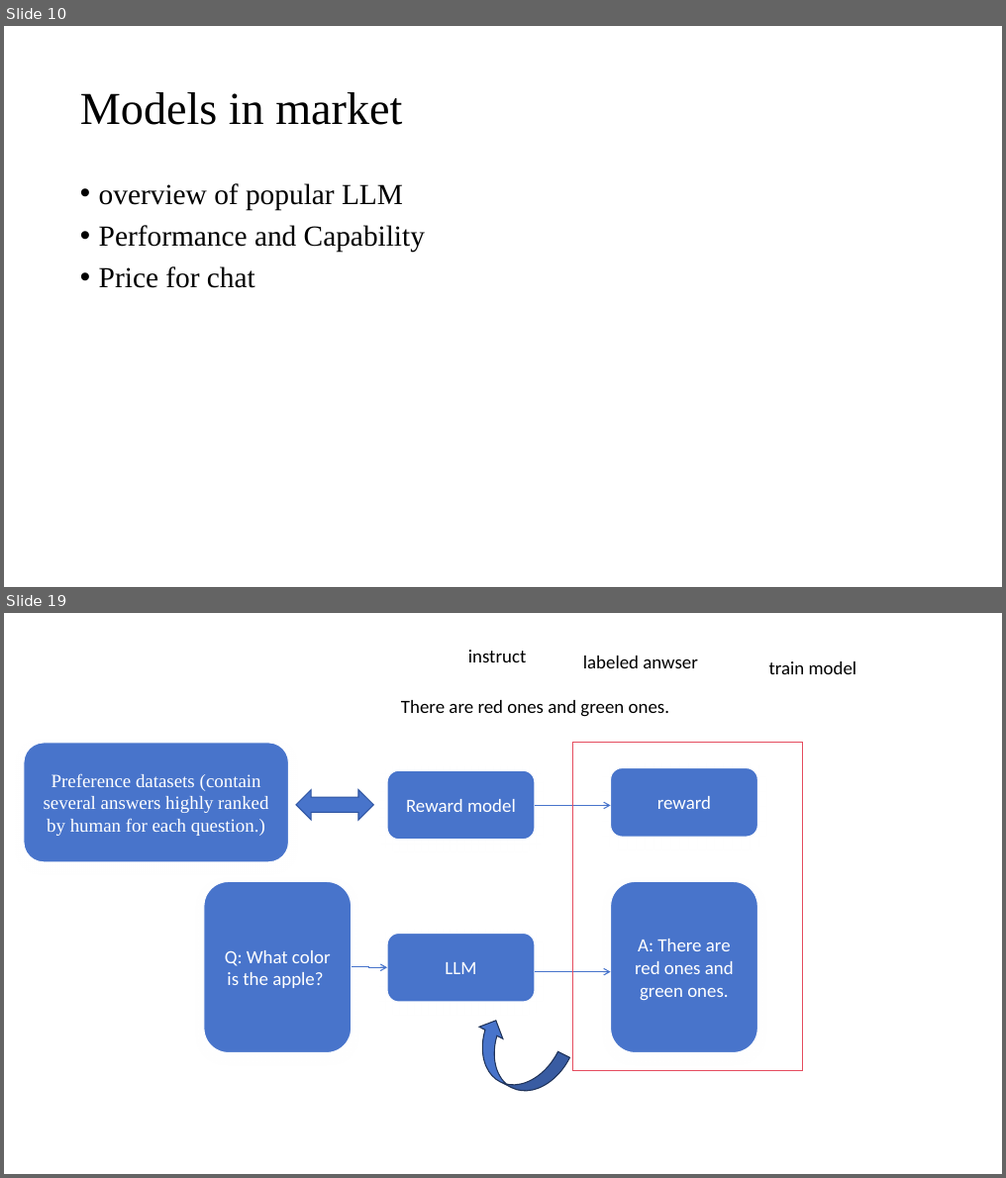
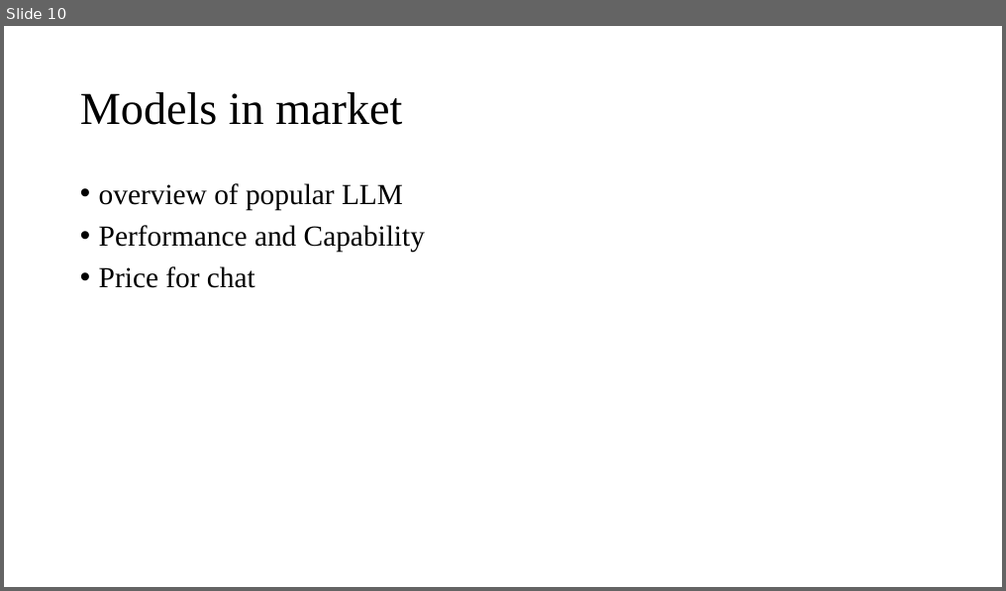
Before and after one commit to dlmuzpy/Analysis-of-Large-Language-Models, a slide deck: LLM analysis.pptx. Shown one above the other, each under a label of ours: slides 10 and 19 before the commit, slide 10 after it; the slides between them are not shown. The pictures are 1006x1178 and 1006x591 pixels, drawn with LibreOffice and Linux fonts; fonts in the diff are those of the drawing. Boxes give left, top, right and bottom in pixels: in the first picture for what was removed or moved away, otherwise in the second. Text is boxed around its words. In the diff, an @@ line names an element or a change of style, - is before the commit and + after.

```diff
--- a/LLM analysis.pptx
+++ b/LLM analysis.pptx
@@ slide 19 removed at bbox=[4, 613, 1002, 1174], background #FFFFFF @@
@@ text removed at bbox=[468, 650, 527, 663] @@
-instruct
@@ text removed at bbox=[583, 656, 698, 668] @@
-labeled anwser
@@ text removed at bbox=[769, 662, 857, 674] @@
-train model
@@ text removed at bbox=[401, 700, 669, 717] @@
-There are red ones and green ones.
@@ rounded rectangle removed at bbox=[24, 743, 288, 862] @@
-Preference datasets (contain several answers highly ranked by human for each question.)
@@ rectangle removed at bbox=[573, 743, 803, 1071] @@
@@ left right arrow removed at bbox=[296, 789, 374, 820] @@
@@ rounded rectangle removed at bbox=[387, 771, 535, 840] @@
-Reward model
@@ rounded rectangle removed at bbox=[611, 768, 757, 837] @@
-reward
@@ elbow arrow removed from (535, 806) to (611, 805) @@
@@ rounded rectangle removed at bbox=[204, 881, 351, 1054] @@
-Q: What color is the apple?
@@ rounded rectangle removed at bbox=[611, 881, 757, 1054] @@
-A: There are red ones and green ones.
@@ rounded rectangle removed at bbox=[387, 934, 535, 1002] @@
-LLM
@@ elbow arrow removed from (351, 967) to (387, 967) @@
@@ elbow arrow removed from (535, 972) to (611, 972) @@
@@ curved left arrow removed at bbox=[460, 1015, 569, 1105] @@
```
Also in this commit, not shown: 10 other slides removed, 1 other file.
